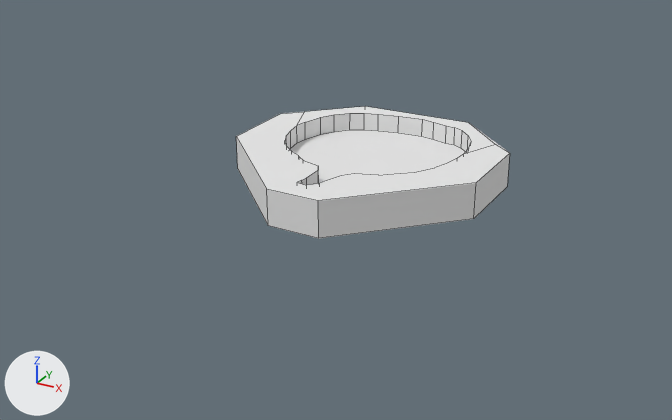
A saved change to the Blender file Assets/Models/pumpkin.blend.
Both versions are drawn from a camera (50 mm lens) standing at (17.0, -33.2, 14.4) and looking at (-0.6, -1.0, -1.7). Arrows for +X, +Y and +Z are at lower left; the lights stay in place. Mesh edges are drawn as thin lines.

Objects in the first picture: 'visual'.
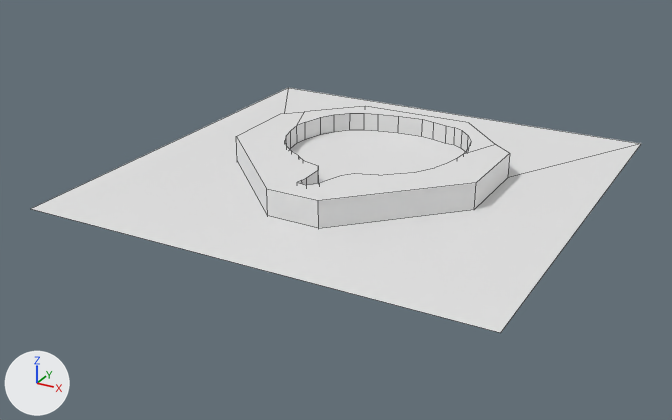
Patch to the scene script:
```diff
--- a/Assets/Models/pumpkin.blend.py
+++ b/Assets/Models/pumpkin.blend.py
@@ me_plane @@
+me_plane.from_pydata([(-1.0, -1.0, 0.0), (1.0, -1.0, 0.0), (-1.0, 1.0, 0.0), (1.0, 1.0, 0.0), (0.12, -0.6, 0.0), (-0.12, -0.6, 0.0), (0.58, -0.14, 0.0), (0.58, 0.26, 0.0), (-0.58, -0.13, 0.0), (-0.58, 0.25, 0.0), (-0.28, 0.56, 0.0), (0.27, 0.57, 0.0)], [], [(0, 1, 3, 7, 6, 4, 5, 8, 9, 2), (2, 9, 10, 11, 7, 3)])
@@ ob_invisify @@
+ob_invisify = bpy.data.objects.new('invisify', me_plane)
+ob_invisify.location = (-0.01, 0.17, -0.3)
+ob_invisify.scale = (9.68, 9.68, 9.68)
```

Boxes [x1, y1, x2, y2] around the edits, measured in the pictures (672 x 420 px):
'invisify', added: after [31, 88, 641, 333]
